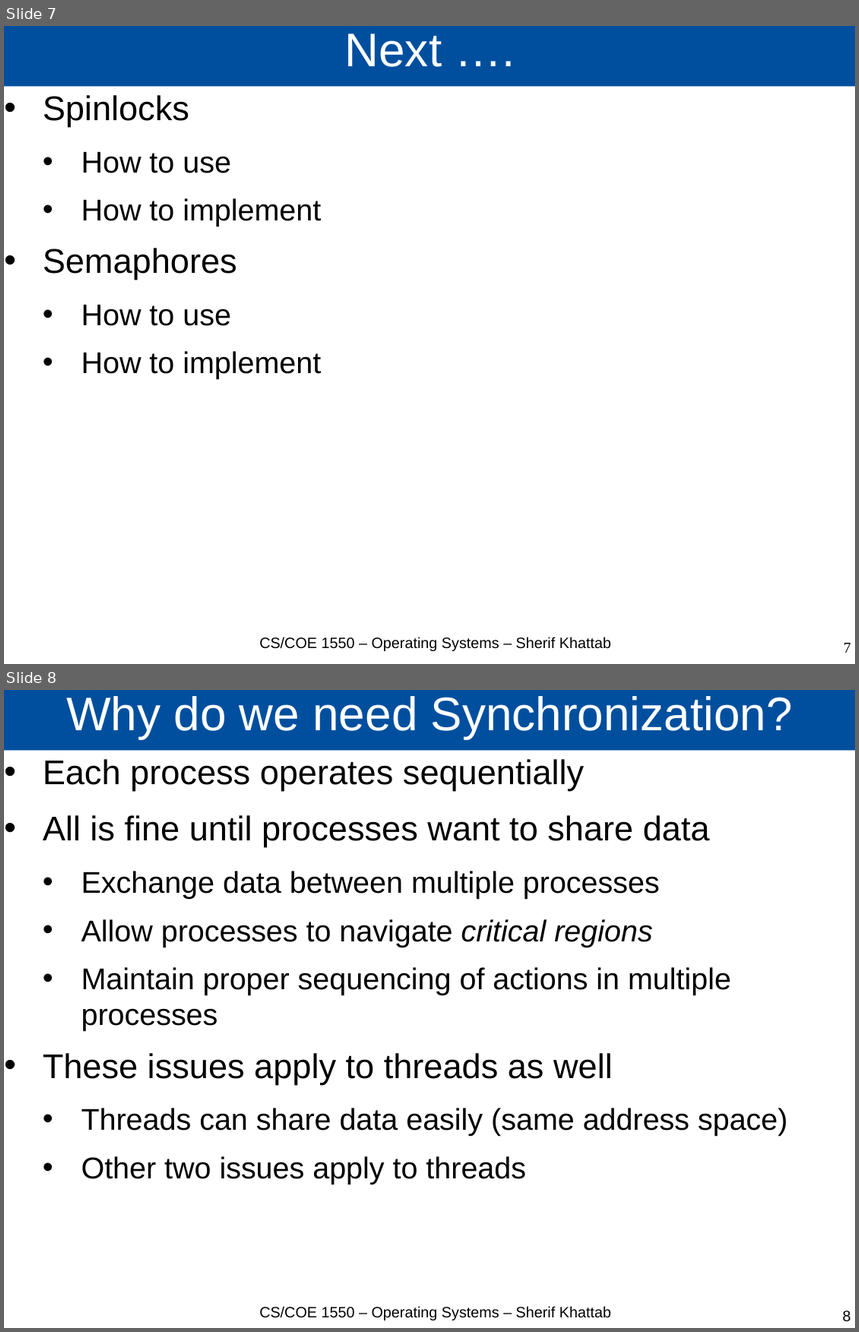
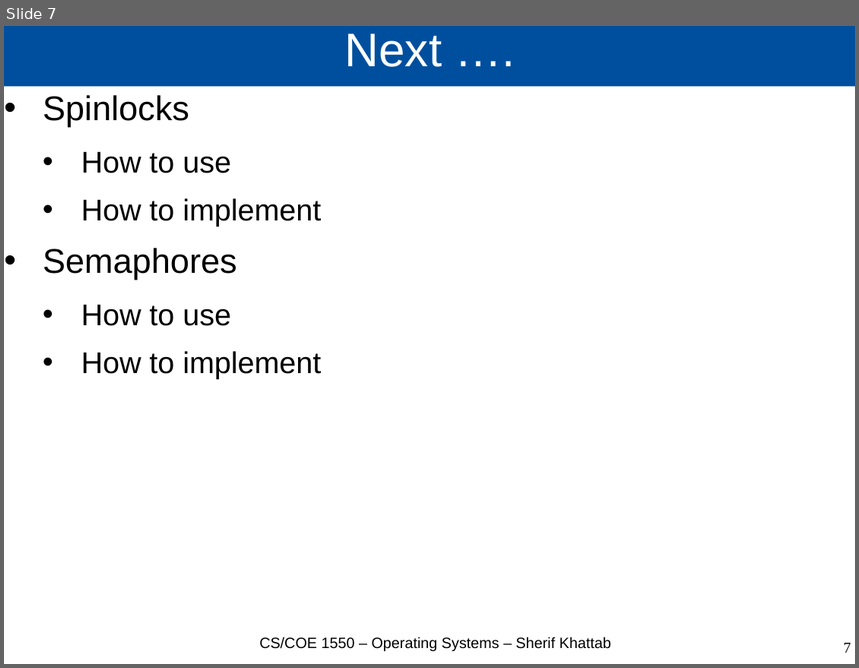
Before and after one commit to cs1550-2224/cs1550-code-handouts, a slide deck: DraftSlides/Lecture5.pptx. Shown one above the other, each under a label of ours: slides 7 and 8 before the commit, slide 7 after it. The pictures are 859x1332 and 859x668 pixels, drawn with LibreOffice and Linux fonts; fonts in the diff are those of the drawing. Boxes give left, top, right and bottom in pixels: in the first picture for what was removed or moved away, otherwise in the second. Text is boxed around its words. In the diff, an @@ line names an element or a change of style, - is before the commit and + after.

```diff
--- a/DraftSlides/Lecture5.pptx
+++ b/DraftSlides/Lecture5.pptx
@@ slide 8 removed at (4, 690, 855, 1328), background #FFFFFF @@
@@ title removed at (4, 690, 855, 751) @@
-Why do we need Synchronization?
@@ text removed at (43, 759, 788, 1184) @@
-• Each process operates sequentially
-• All is fine until processes want to share data
-  • Exchange data between multiple processes
-  • Allow processes to navigate critical regions
-  • Maintain proper sequencing of actions in multiple processes
-• These issues apply to threads as well
-  • Threads can share data easily (same address space)
-  • Other two issues apply to threads
@@ text removed at (259, 1306, 611, 1321) @@
-CS/COE 1550 – Operating Systems – Sherif Khattab
@@ page number removed at (843, 1311, 851, 1322) @@
-8
```
Also in this commit, not shown: 9 other slides removed, 3 other files.
